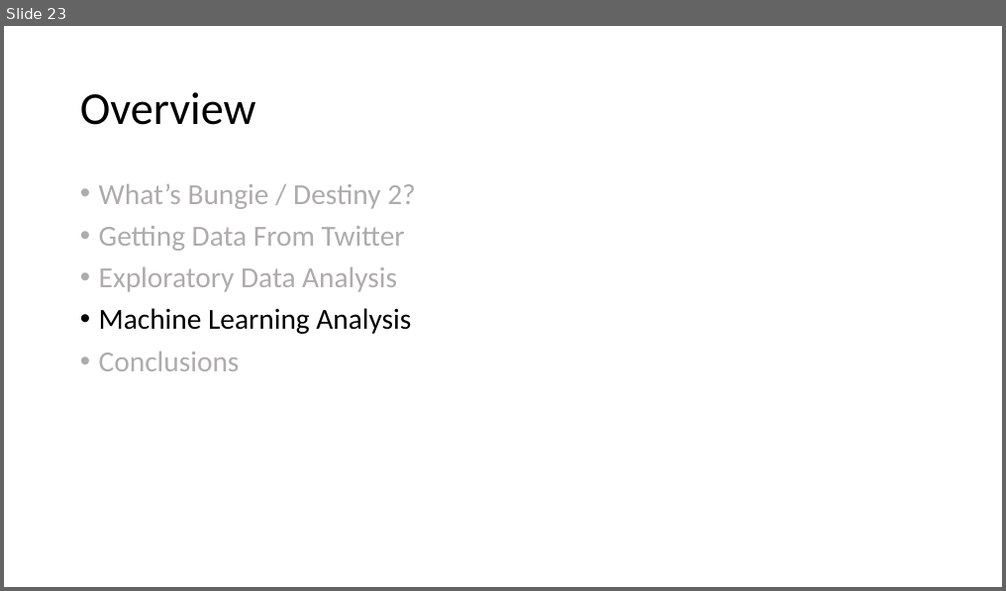
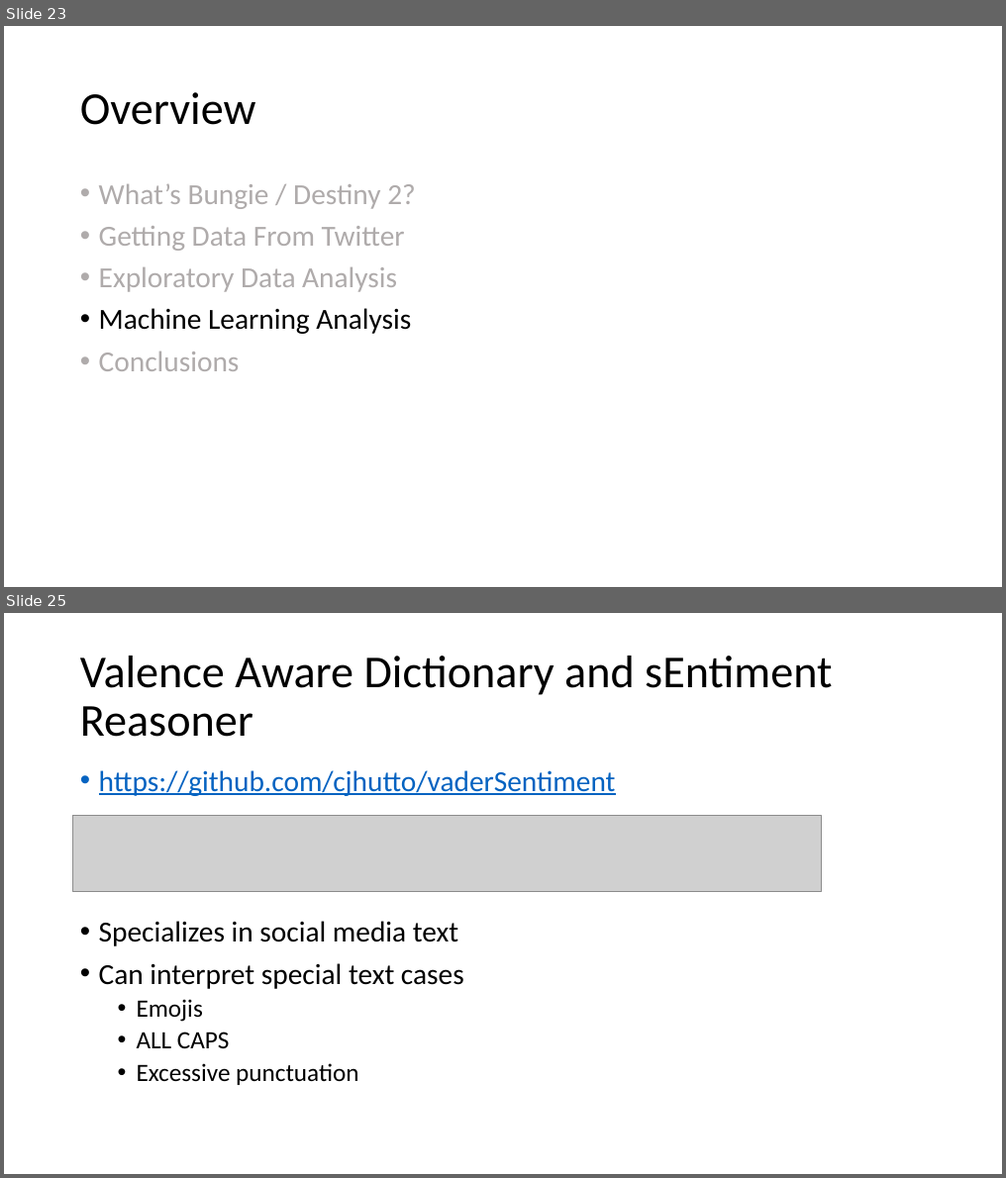
Before and after one commit to salvis2/SpringboardAlvis, a slide deck: capstone_project_2/reports/capstone_project_2_presentation.pptx. Shown one above the other, each under a label of ours: slide 23 before the commit, slides 23 and 25 after it; the slides between them are not shown. The pictures are 1006x591 and 1006x1178 pixels, drawn with LibreOffice and Linux fonts; fonts in the diff are those of the drawing; grey boxes stand for pictures. Boxes give left, top, right and bottom in pixels: in the first picture for what was removed or moved away, otherwise in the second. Text is boxed around its words. In the diff, an @@ line names an element or a change of style, - is before the commit and + after.

```diff
--- a/capstone_project_2/reports/capstone_project_2_presentation.pptx
+++ b/capstone_project_2/reports/capstone_project_2_presentation.pptx
@@ slide 25 added at (x1=4, y1=613, x2=1002, y2=1174), background #FFFFFF @@
@@ title added at (x1=80, y1=656, x2=832, y2=737), 44 pt, text #000000 @@
+Valence Aware Dictionary and sEntiment Reasoner
@@ text added at (x1=99, y1=770, x2=616, y2=796), 28 pt, text #0563C1, underline @@
+• https://github.com/cjhutto/vaderSentiment
@@ picture added at (x1=73, y1=815, x2=822, y2=891) @@
@@ text added at (x1=99, y1=921, x2=464, y2=1085), 28 pt, text #000000 @@
+• Specializes in social media text
+• Can interpret special text cases
+  • Emojis
+  • ALL CAPS
+  • Excessive punctuation
```
Also in this commit, not shown: 8 slides changed, 18 other slides added, 1 other file.
